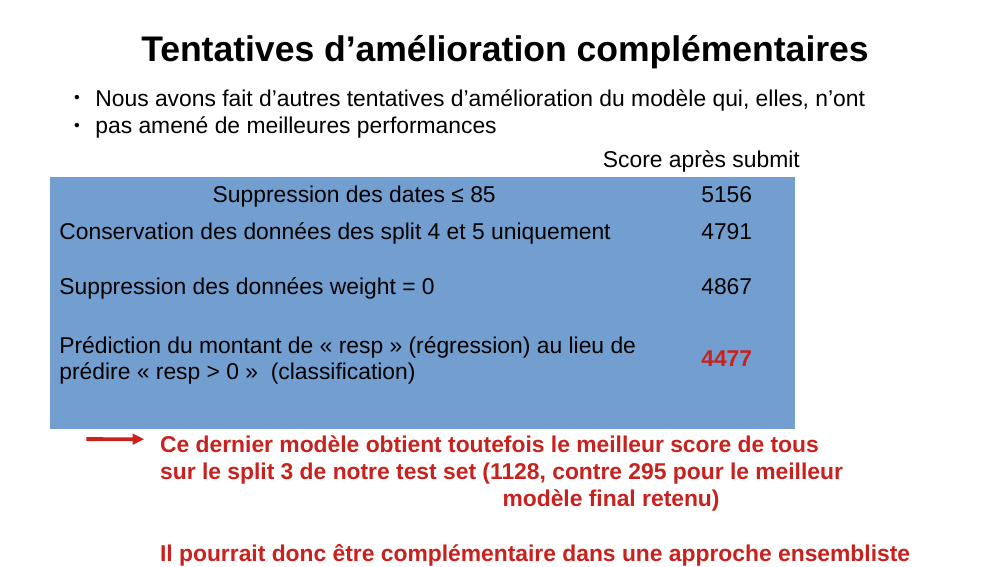
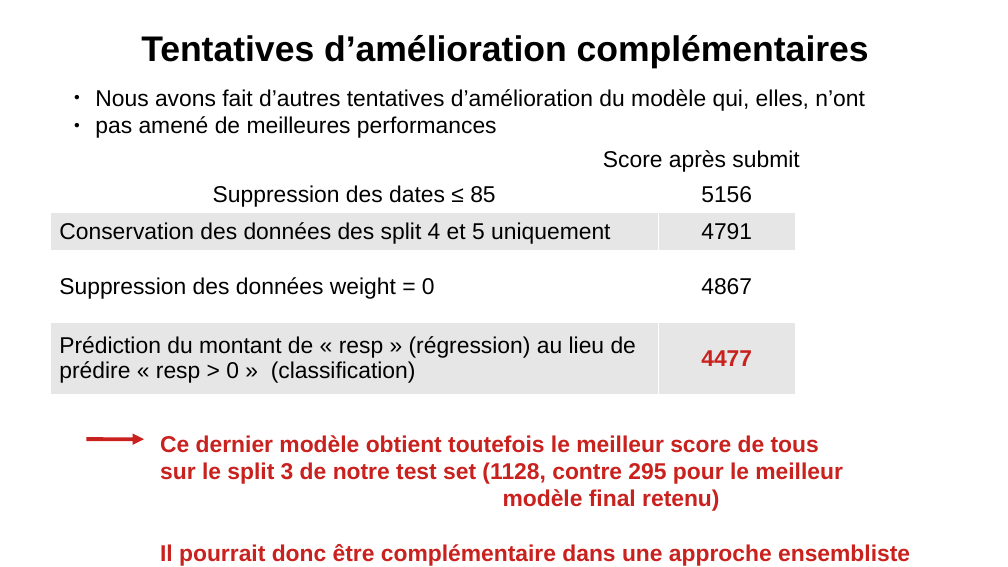
Before and after one commit to Severac/openclassrooms, a slide deck: slide 49 of PJ9/Presentation/PJ9_Presentation.odp (slide 46 before the commit). Drawn at 1008x567 pixels with LibreOffice and Linux fonts; fonts in the diff are those of the drawing. Boxes give left, top, right and bottom in pixels: in the first picture for what was removed or moved away, otherwise in the second. Text is boxed around its words. In the diff, an @@ line names an element or a change of style, - is before the commit and + after.

```diff
--- a/PJ9/Presentation/PJ9_Presentation.odp
+++ b/PJ9/Presentation/PJ9_Presentation.odp
@@ table at [50, 177, 796, 430] @@
@@ fill #729FCF to #FFFFFF in 6 cells @@
@@ fill #729FCF to #E6E6E6 in 4 cells @@
@@ borders changed @@
```
Also in this commit, not shown: 6 other slides changed, 4 slides added, 2 other files.
